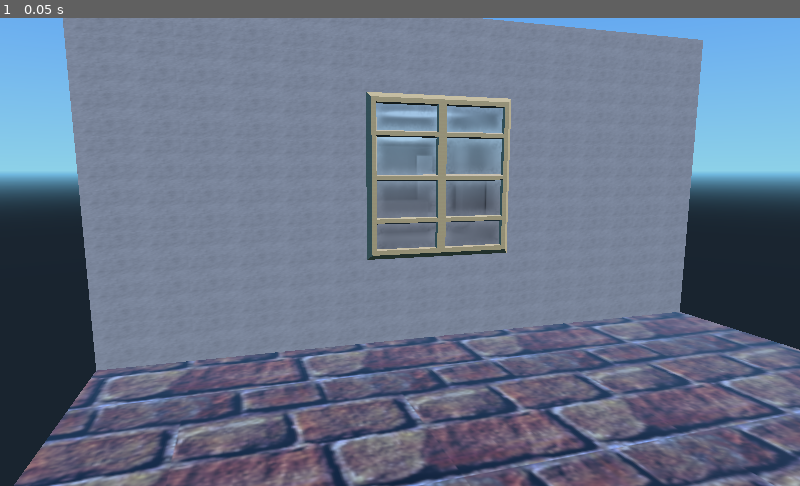
Above: before the commit, frame 1.
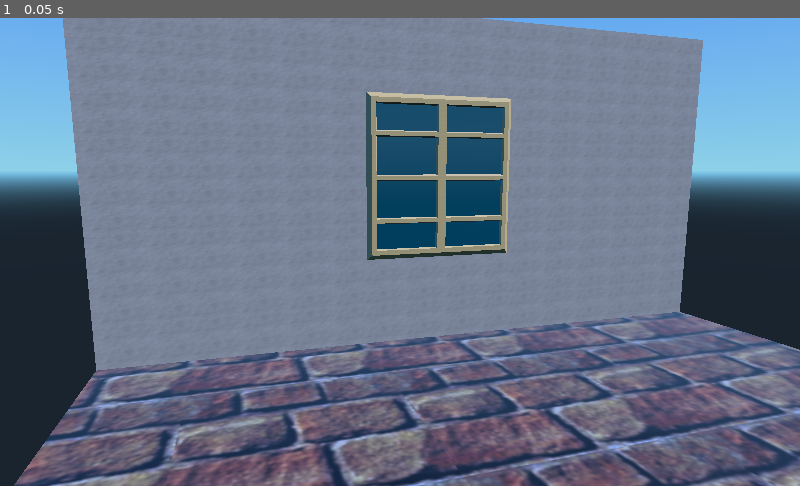
Above: after the commit, the same moment.

Repository: OBKF/Fake-Interior-Shader-for-GodotEngine
Game: Godot game, scene res://scenes/Fake_Interior_test_1.tscn
The game is run twice, just before and just after one commit, with the same random seed, the same clock (stepped at 60 frames per second) and the same inputs.
Inputs:
- Up to frame 1 (0.05 s): no input

The runs differ from the first frame. In frame 1, 3.7% of the frame differs, in the area x 47-63%, y 18-50%.

Commit message:
Added screenshots

Diff:
--- a/scenes/Fake_Interior_test_1.tscn
+++ b/scenes/Fake_Interior_test_1.tscn
@@ -1,25 +1,8 @@
-[gd_scene load_steps=6 format=2]
+[gd_scene load_steps=2 format=2]
 
 [ext_resource path="res://assets/test_wall/export/window_test.dae" type="PackedScene" id=1]
-[ext_resource path="res://assets/shaders/Fake_Interior.shader" type="Shader" id=2]
-[ext_resource path="res://assets/textures/window_glass_texture.png" type="Texture" id=3]
-[ext_resource path="res://assets/textures/room_1.png" type="Texture" id=4]
-
-[sub_resource type="ShaderMaterial" id=1]
-
-render_priority = 0
-shader = ExtResource( 2 )
-shader_param/room_tint = Color( 1, 1, 1, 0 )
-shader_param/glass_tint = Color( 1, 1, 1, 0.501961 )
-shader_param/reflection = 0.5
-shader_param/far_factor = 0.38
-shader_param/glass_texture = ExtResource( 3 )
-shader_param/room_texture = ExtResource( 4 )
 
 [node name="Scene Root" index="0" instance=ExtResource( 1 )]
 
 [node name="Camera" parent="." index="0"]
 transform = Transform( 0.954671, 0.0456949, -0.294135, 4.69203e-06, 0.988144, 0.153527, 0.297664, -0.146569, 0.943352, -1.81772, 1.59773, 4.53809 )
-
-[node name="window" parent="." index="4"]
-material/1 = SubResource( 1 )
Binary file added: screenshots/figd3.png
Binary file added: screenshots/figd3_1.png
Binary file added: screenshots/figd3_2.png
